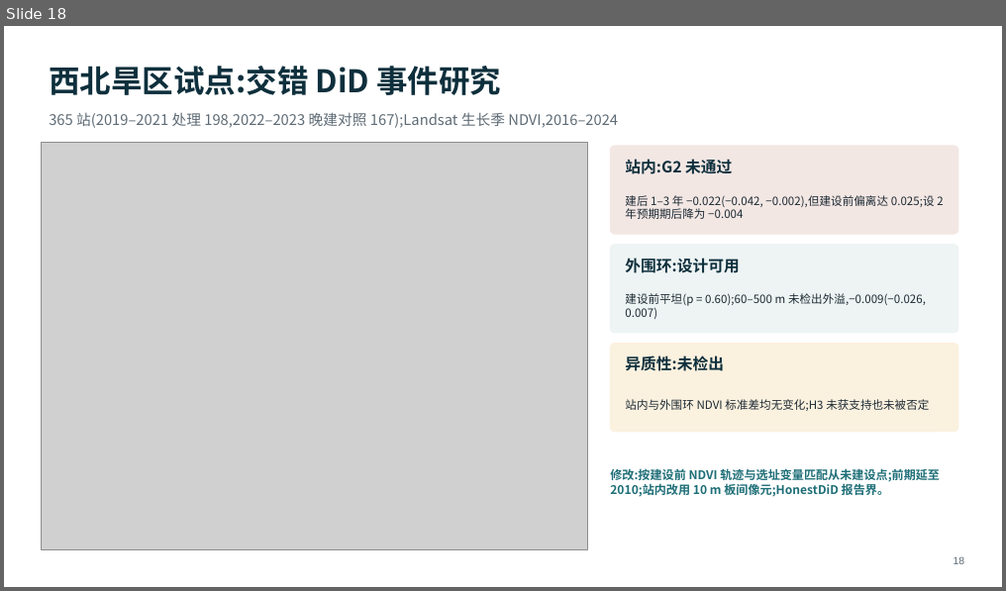
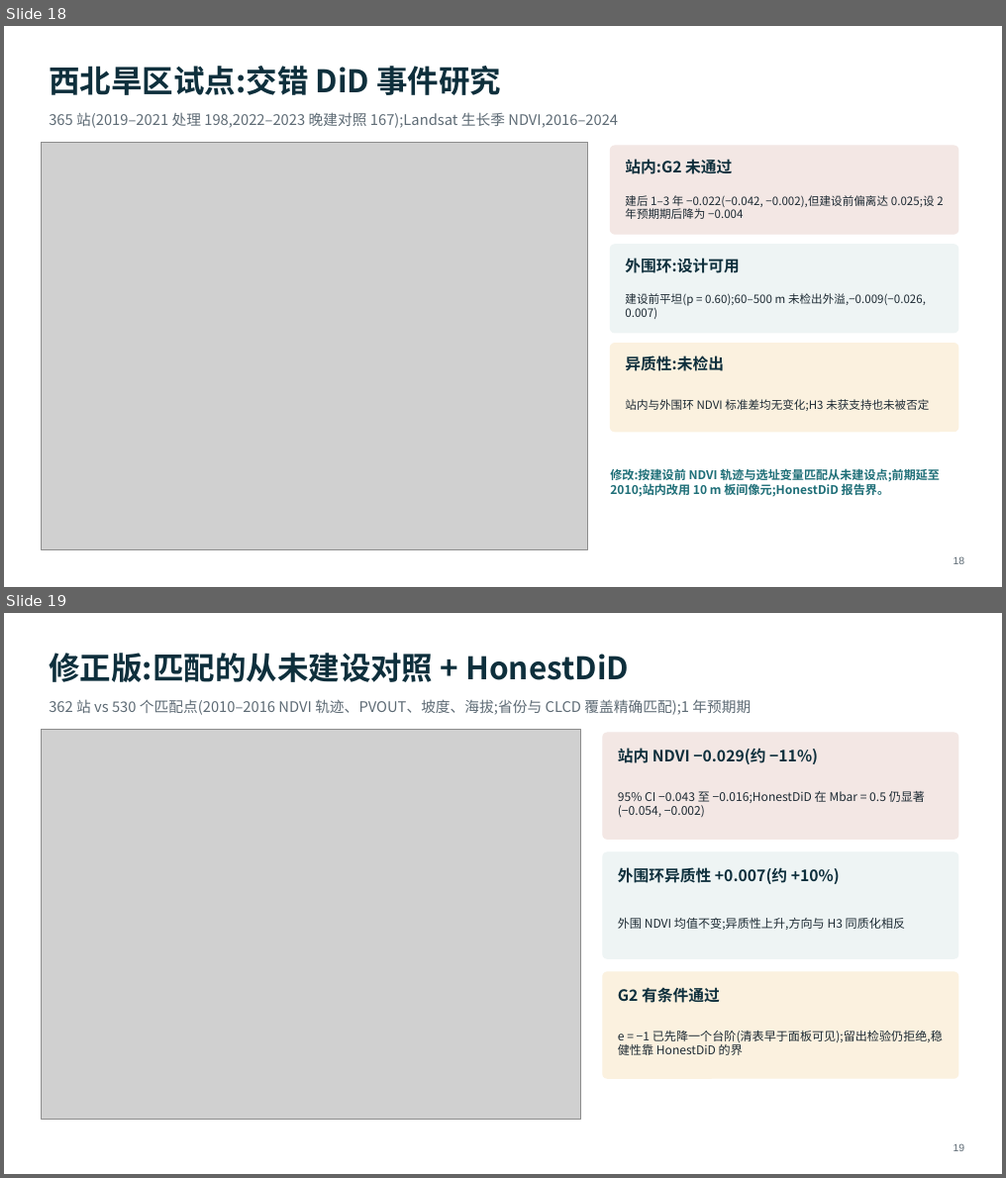
Before and after one commit to dingchenchen6/renewables-biodiversity-rs, a slide deck: RS_Renewables_Biodiversity_Workflow.pptx. Shown one above the other, each under a label of ours: slide 18 before the commit, slides 18 and 19 after it. The pictures are 1006x591 and 1006x1178 pixels, drawn with LibreOffice and Linux fonts; fonts in the diff are those of the drawing; grey boxes stand for pictures. Boxes give left, top, right and bottom in pixels: in the first picture for what was removed or moved away, otherwise in the second. Text is boxed around its words. In the diff, an @@ line names an element or a change of style, - is before the commit and + after.

Commit message:
Matched never-built DiD with HonestDiD; site-level bird ring-BACI and occupancy
- gee/11b-11c: filter-before-map fix (>20 min to ~2 s per batch), one sensor
  family per year; 3,365 units x 2010-2024 NDVI panel
- analysis/pilot_nw_matched.R: 362 PV sites vs 530 matched never-built
  points; with 1-year anticipation, on-site NDVI -0.029 (-11%), robust at
  Mbar = 0.5; ring heterogeneity +0.007 (+10%); hold-out test still rejects
- analysis/site_birds_*: near (0-5 km) vs far (8-20 km) checklists with
  site x year FE; 38 data-rich sites; checklist richness -10% (n.s.);
  multispecies occupancy flips sign between 38 and 24 sites -> inconclusive
- analysis/grid_birds_pv.R: 100-km grid matched comparison, null
- Page and deck (23 slides) updated

```diff
--- a/RS_Renewables_Biodiversity_Workflow.pptx
+++ b/RS_Renewables_Biodiversity_Workflow.pptx
@@ slide 19 added at [4,613,1002,1174], background #FFFFFF @@
@@ text added at [49,653,629,682], 30 pt, text #0E2F3C, bold @@
+修正版:匹配的从未建设对照 + HonestDiD
@@ text added at [49,699,750,715], 14 pt, text #5E6B75 @@
+362 站 vs 530 个匹配点(2010–2016 NDVI 轨迹、PVOUT、坡度、海拔;省份与 CLCD 覆盖精确匹配);1 年预期期
@@ picture added at [42,729,580,1120] @@
@@ rounded rectangle added at [603,733,958,839], fill #F3E7E4, outline #F3E7E4 1 pt @@
@@ text added at [618,748,818,764], 15 pt, text #0E2F3C, bold @@
+站内 NDVI −0.029(约 −11%)
@@ text added at [618,791,925,817], 11.5 pt, text #1D2A33 @@
+95% CI −0.043 至 −0.016;HonestDiD 在 Mbar = 0.5 仍显著(−0.054, −0.002)
@@ rounded rectangle added at [603,853,958,959], fill #EEF4F4, outline #EEF4F4 1 pt @@
@@ text added at [618,867,840,884], 15 pt, text #0E2F3C, bold @@
+外围环异质性 +0.007(约 +10%)
@@ text added at [618,918,905,930], 11.5 pt, text #1D2A33 @@
+外围 NDVI 均值不变;异质性上升,方向与 H3 同质化相反
@@ rounded rectangle added at [603,972,958,1078], fill #FBF1DF, outline #FBF1DF 1 pt @@
@@ text added at [618,987,720,1003], 15 pt, text #0E2F3C, bold @@
+G2 有条件通过
@@ text added at [618,1031,943,1056], 11.5 pt, text #1D2A33 @@
+e = −1 已先降一个台阶(清表早于面板可见);留出检验仍拒绝,稳健性靠 HonestDiD 的界
@@ text added at [953,1144,965,1152], 10 pt, text #5E6B75 @@
+19
```
Also in this commit, not shown: 3 slides changed, 1 other slide added, 43 other files.
